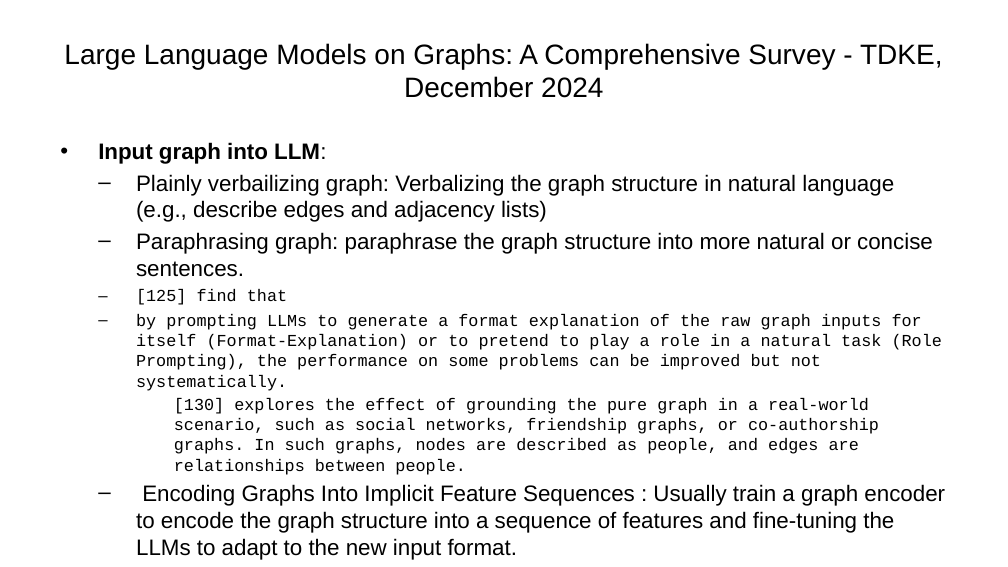
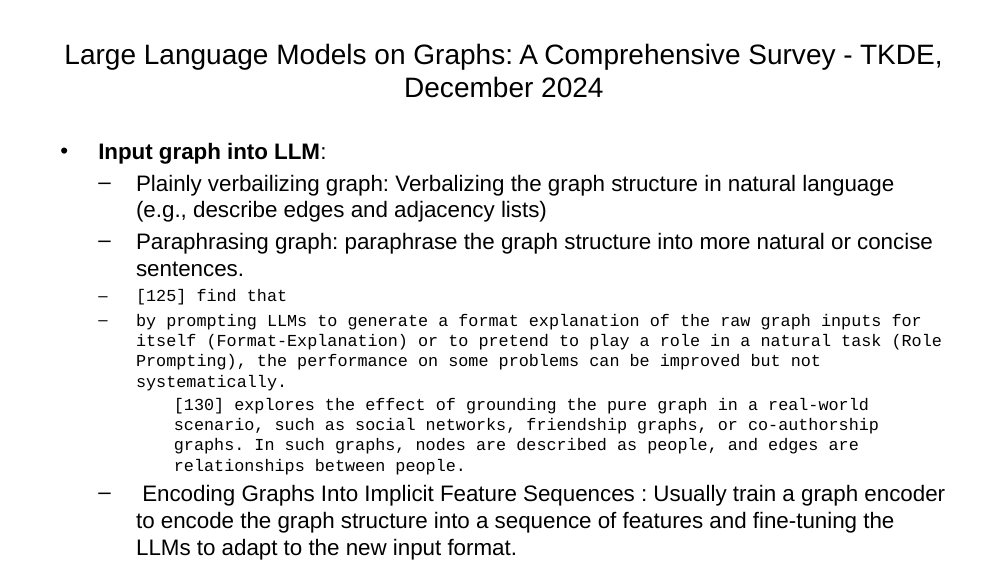
Before and after one commit to ManuelePasini/slides-markdown, a slide deck: slide 4 of graph_llm.pptx (slide 3 before the commit). Drawn at 1008x567 pixels with LibreOffice and Linux fonts; fonts in the diff are those of the drawing. Boxes give left, top, right and bottom in pixels: in the first picture for what was removed or moved away, otherwise in the second. Text is boxed around its words. In the diff, an @@ line names an element or a change of style, - is before the commit and + after.

```diff
--- a/graph_llm.pptx
+++ b/graph_llm.pptx
@@ title at (64, 43, 943, 98): text changed @@
-Large Language Models on Graphs: A Comprehensive Survey - TDKE, December 2024
+Large Language Models on Graphs: A Comprehensive Survey - TKDE, December 2024
```
Also in this commit, not shown: 1 other slide changed, 1 slide added, 5 other files.
